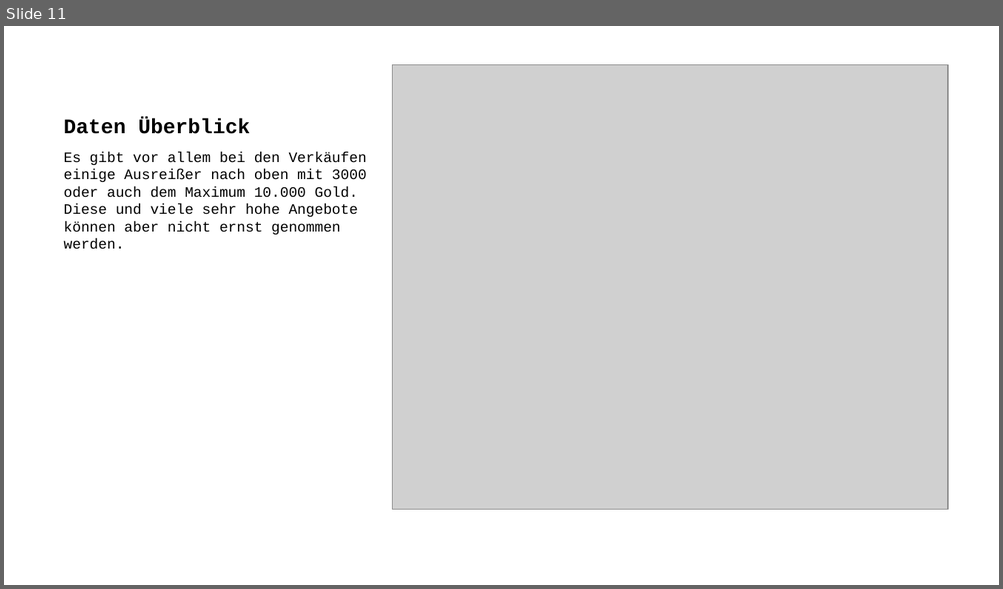
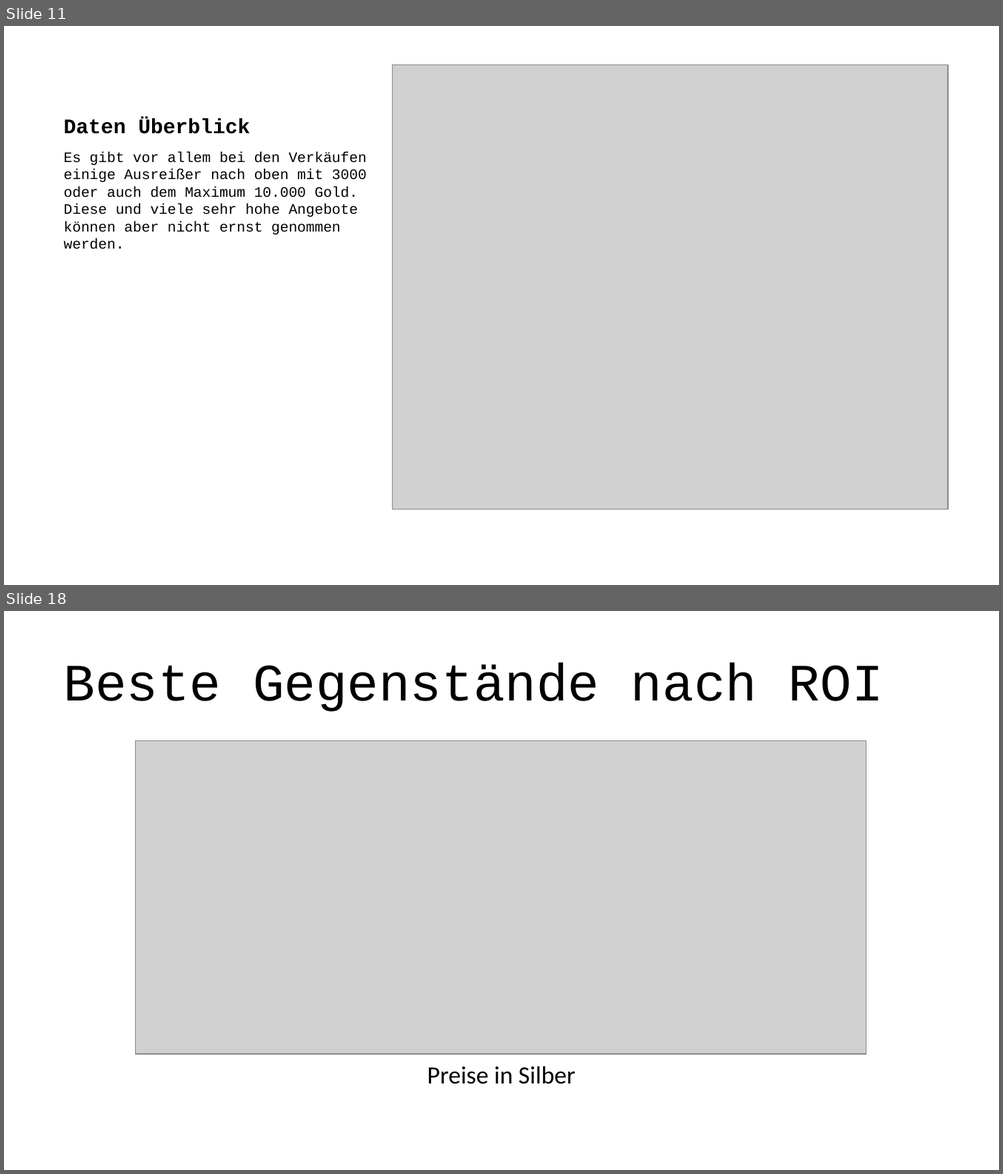
Before and after one commit to lz039/Gw2Trading, a slide deck: reports/presentation.pptx. Shown one above the other, each under a label of ours: slide 11 before the commit, slides 11 and 18 after it; the slides between them are not shown. The pictures are 1003x589 and 1003x1174 pixels, drawn with LibreOffice and Linux fonts; fonts in the diff are those of the drawing; grey boxes stand for pictures. Boxes give left, top, right and bottom in pixels: in the first picture for what was removed or moved away, otherwise in the second. Text is boxed around its words. In the diff, an @@ line names an element or a change of style, - is before the commit and + after.

```diff
--- a/reports/presentation.pptx
+++ b/reports/presentation.pptx
@@ slide 18 added at [4, 611, 999, 1170], background #FFFFFF @@
@@ title added at [64, 664, 883, 712], 38 pt, text #000000 @@
+Beste Gegenstände nach ROI
@@ picture added at [135, 741, 866, 1054] @@
@@ text added at [427, 1066, 575, 1085], 18 pt, text #000000 @@
+Preise in Silber
```
Also in this commit, not shown: 5 slides changed, 15 other slides added, 2 slides removed, 3 other files.
